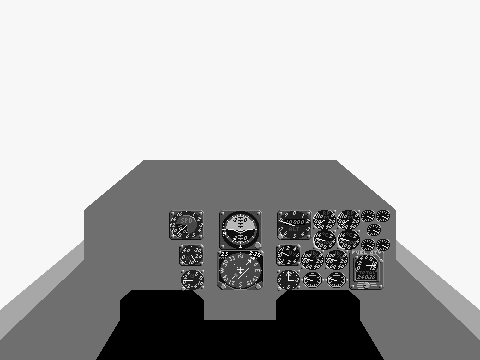
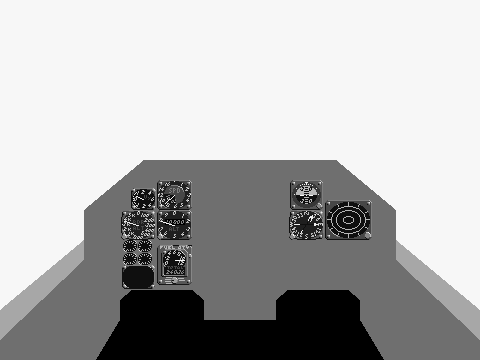
Before/after of a 480×360 layered artwork. What changed in the layer stack:
hid "F15_Frgr" over [176, 215, 388, 281]
hid "F15_Bkgr" over [169, 210, 390, 291]
hid "F15_Frame" over [121, 180, 390, 291]
added layer "F14_Frgr" above "F14_Bkgr" over [124, 182, 323, 274]
added layer "F14_Bkgr" above "F14_Frame" over [121, 180, 372, 289]
added layer "F14_Frame" above "Frame" over [121, 180, 390, 291]
hid "Frame" over [121, 180, 390, 291]
